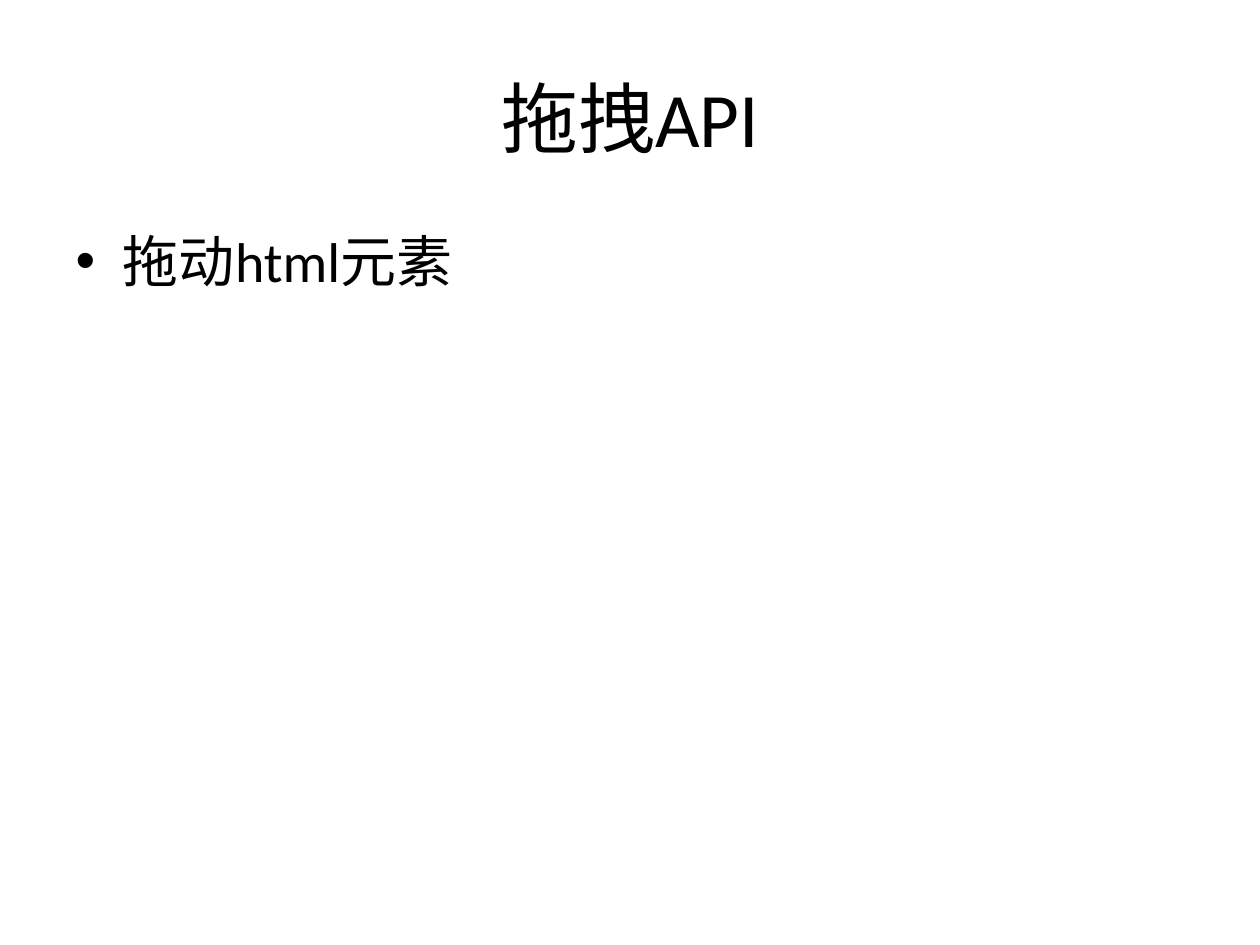
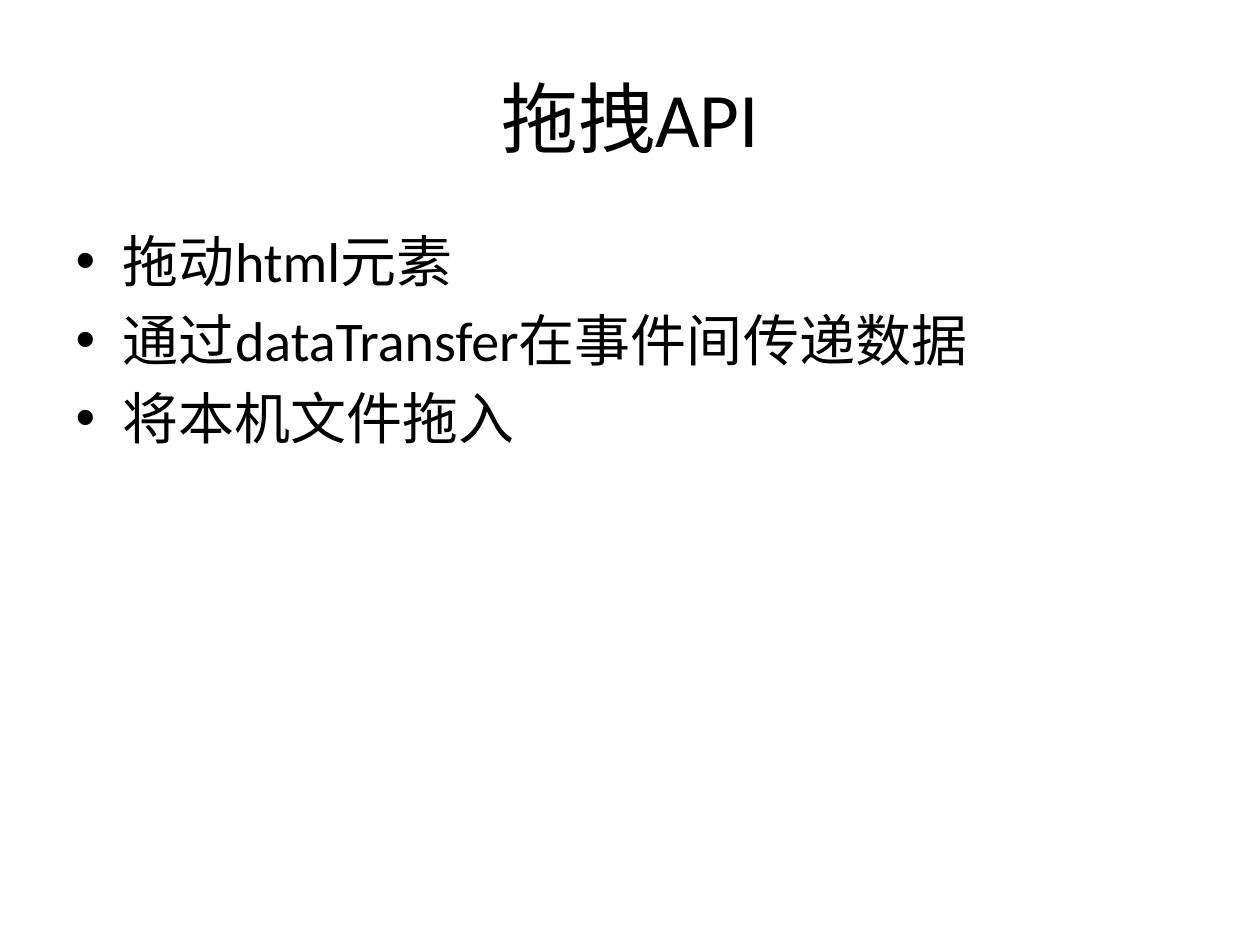
Before and after one commit to plter/HTML5Course20160612, a slide deck: slide 39 of Web前端教学记录.pptx (slide 40 before the commit). Drawn at 1260x945 pixels with LibreOffice and Linux fonts; fonts in the diff are those of the drawing. Boxes give left, top, right and bottom in pixels: in the first picture for what was removed or moved away, otherwise in the second. Text is boxed around its words. In the diff, an @@ line names an element or a change of style, - is before the commit and + after.

```diff
--- a/Web前端教学记录.pptx
+++ b/Web前端教学记录.pptx
@@ text at [123,314,967,444]: paragraphs added @@
+• 通过dataTransfer在事件间传递数据
+• 将本机文件拖入
```
Also in this commit, not shown: 1 other slide changed, 1 other file.
